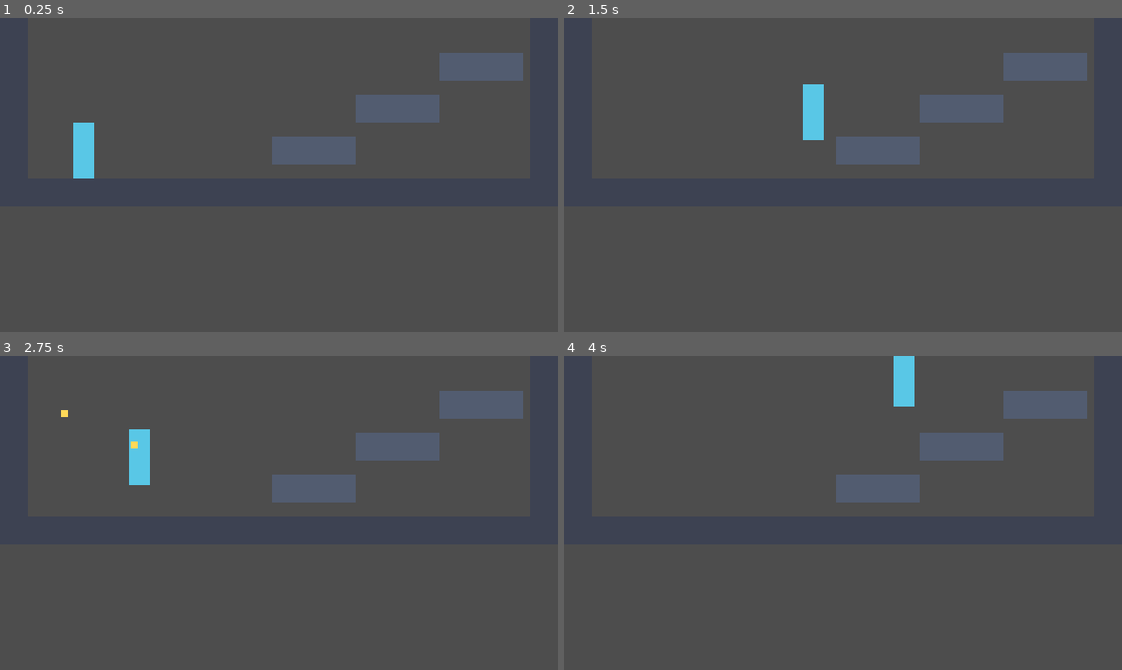
Above: before the commit, frames 1-4 (two rows, left to right).
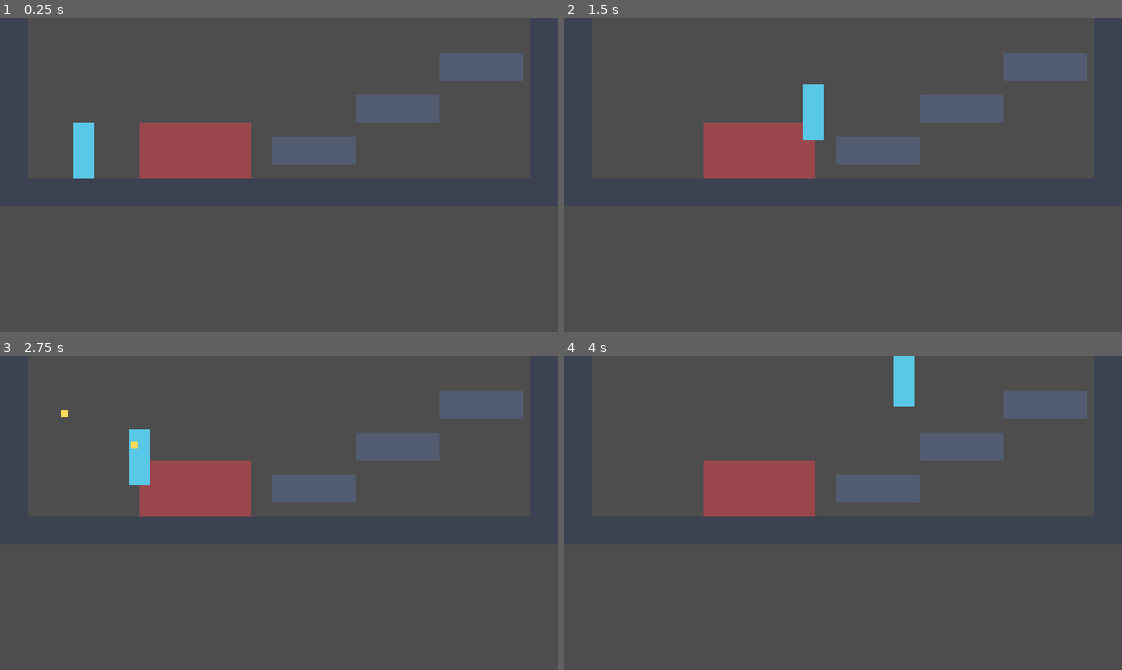
Above: after the commit, the same moments.

Repository: mosidas/netdiver
Game: Godot game, scene res://src/stage/dev_stage.tscn
The game is run twice, just before and just after one commit, with the same random seed, the same clock (stepped at 60 frames per second) and the same inputs. This scene is started directly instead of the project's main scene.
Inputs:
- Up to frame 1 (0.25 s): no input
- Up to frame 2 (1.5 s): tap Enter at 0.5 s; hold D (move_right) from 0.53 s (still down); tap S (aim_down) at 0.6 s; tap Space (jump) at 0.77 s; tap W (aim_up) at 1.35 s
- Up to frame 3 (2.75 s): tap Space (jump) at 1.52, 2 s; release D (move_right) at 2.03 s; hold A (move_left) from 2.03 s (still down); hold J (fire_primary) from 2.03 s (still down)
- Up to frame 4 (4 s): release A (move_left) at 2.78 s; release J (fire_primary) at 2.78 s; hold D (move_right) from 2.78 s (still down); tap K (fire_secondary) at 2.85 s; tap Space (jump) at 3.02, 3.77 s; tap S (aim_down) at 3.6 s

The runs differ from the first frame. In frame 1, 3.6% of the frame differs, in the area x 25-45%, y 33-52%; in frame 2, 3.4%; in frame 3, 3.4%; in frame 4, 3.6%.

Commit message:
feat(foot-player): 触れている間 1 秒ごとにダメージを与える DamageZone を追加する
Co-Authored-By: Claude Opus 5 (1M context) <noreply@anthropic.com>

Diff:
--- /dev/null
+++ b/src/stage/damage_zone.gd
@@ -0,0 +1,48 @@
+## 触れているプレイヤーへ一定の周期でダメージを与える領域。
+##
+## 敵が入るまでの間、体力の減少・自動回復・リトライを実行時に確かめるために置く。
+class_name DamageZone
+extends Area2D
+
+## ダメージを与える周期(秒)
+const DAMAGE_INTERVAL: float = 1.0
+
+const TAKE_DAMAGE_METHOD: StringName = &"take_damage"
+
+@export var damage: int = 15
+
+# 触れている body ごとの、最後にダメージを与えてからの経過時間
+var _elapsed: Dictionary = {}
+
+
+func _ready() -> void:
+	body_entered.connect(_on_body_entered)
+	body_exited.connect(_on_body_exited)
+
+
+func _physics_process(delta: float) -> void:
+	# keys() は複製を返すため、走査の途中で _elapsed から取り除いてよい
+	for body: Node in _elapsed.keys():
+		if not is_instance_valid(body):
+			_elapsed.erase(body)
+			continue
+
+		var elapsed: float = float(_elapsed[body]) + delta
+		# 剰余を繰り越す: 1 フレームが周期より長い場合でも与える回数が減らない
+		while elapsed >= DAMAGE_INTERVAL:
+			elapsed -= DAMAGE_INTERVAL
+			body.call(TAKE_DAMAGE_METHOD, damage)
+		_elapsed[body] = elapsed
+
+
+# 触れた瞬間に 1 回目を与える。周期の起点を接触に置くことで、領域に入った手応えが即座に出る
+func _on_body_entered(body: Node2D) -> void:
+	if not body.has_method(TAKE_DAMAGE_METHOD):
+		return
+
+	_elapsed[body] = 0.0
+	body.call(TAKE_DAMAGE_METHOD, damage)
+
+
+func _on_body_exited(body: Node2D) -> void:
+	_elapsed.erase(body)
--- /dev/null
+++ b/src/stage/damage_zone.tscn
@@ -0,0 +1,21 @@
+[gd_scene load_steps=3 format=3]
+
+[ext_resource type="Script" path="res://src/stage/damage_zone.gd" id="1_damage_zone"]
+
+[sub_resource type="RectangleShape2D" id="RectangleShape2D_damage_zone"]
+size = Vector2(64, 32)
+
+[node name="DamageZone" type="Area2D"]
+collision_layer = 0
+collision_mask = 2
+script = ExtResource("1_damage_zone")
+
+[node name="Placeholder" type="ColorRect" parent="."]
+offset_left = -32.0
+offset_top = -16.0
+offset_right = 32.0
+offset_bottom = 16.0
+color = Color(0.85, 0.25, 0.3, 0.55)
+
+[node name="CollisionShape2D" type="CollisionShape2D" parent="."]
+shape = SubResource("RectangleShape2D_damage_zone")
--- a/src/stage/dev_stage.tscn
+++ b/src/stage/dev_stage.tscn
@@ -1,7 +1,8 @@
-[gd_scene load_steps=6 format=3]
+[gd_scene load_steps=7 format=3]
 
 [ext_resource type="Script" path="res://src/stage/dev_stage.gd" id="1_dev_stage"]
 [ext_resource type="PackedScene" path="res://src/player/player.tscn" id="2_player"]
+[ext_resource type="PackedScene" path="res://src/stage/damage_zone.tscn" id="3_damage_zone"]
 
 [sub_resource type="RectangleShape2D" id="RectangleShape2D_floor"]
 size = Vector2(320, 16)
@@ -99,5 +100,8 @@
 [node name="CollisionShape2D" type="CollisionShape2D" parent="WallRight"]
 shape = SubResource("RectangleShape2D_wall")
 
+[node name="DamageZone" parent="." instance=ExtResource("3_damage_zone")]
+position = Vector2(112, 76)
+
 [node name="Player" parent="." instance=ExtResource("2_player")]
 position = Vector2(48, 60)
--- /dev/null
+++ b/tests/stage/damage_zone_test.gd
@@ -0,0 +1,140 @@
+extends GdUnitTestSuite
+
+const DAMAGE_ZONE_SCENE: PackedScene = preload("res://src/stage/damage_zone.tscn")
+const PLAYER_SCENE: PackedScene = preload("res://src/player/player.tscn")
+
+const PLAYER_MASK: int = 1 << 1
+const TERRAIN_LAYER: int = 1 << 0
+const NO_LAYER: int = 0
+
+# 既定値(15)と別の値にする: 実装が既定値を直書きしても緑になる退行を捕らえる
+const DAMAGE: int = 7
+const MAX_HEALTH: int = 60
+
+# 待ちの 1.5 秒より確実に長く取る: 既定の 3.0 のままにすると「待ちの間は回復しない」ことが
+# 既定値に依存し、値の出どころの一本化が検証できない
+const REGEN_DELAY: float = 4.0
+const REGEN_PER_SECOND: float = 8.0
+
+# 周期の境界 1.0 秒と次の 2.0 秒の中間で判定する。前後に 0.5 秒の余裕がある
+const WAIT_MILLIS: int = 1500
+const EXPECTED_HITS: int = 2
+
+const FLOOR_SIZE: Vector2 = Vector2(200.0, 16.0)
+const FLOOR_POSITION: Vector2 = Vector2.ZERO
+const ZONE_POSITION: Vector2 = Vector2(0.0, -30.0)
+const PLAYER_START: Vector2 = Vector2(0.0, -40.0)
+# 領域の外は横へずらして取る。真上に置くと落下の途中で領域を通り抜けてダメージが入る
+const OUTSIDE_POSITION: Vector2 = Vector2(80.0, -40.0)
+# 領域から引き離す先。床の外なので落下し続けるが、離脱の検証には足場が要らない
+const AWAY_POSITION: Vector2 = Vector2(0.0, -400.0)
+
+# 入力を読まない: Input はここでの検証対象ではなく、headless では InputEvent が通らない
+const IDLE_INPUT_SOURCE: String = """
+extends RefCounted
+
+
+func read() -> PlayerCommand:
+	return PlayerCommand.new()
+"""
+
+
+# Callable は RefCounted の所有者を強く参照しない。スイートが抱えないと入力の差し替え先が
+# 解放され、_physics_process が null のインスタンスを呼ぶ
+var _input_stubs: Array = []
+
+
+func _make_idle_input() -> RefCounted:
+	var script := GDScript.new()
+	script.source_code = IDLE_INPUT_SOURCE
+	script.reload()
+	var stub: RefCounted = script.new()
+	_input_stubs.append(stub)
+	return stub
+
+
+func _make_stats() -> PlayerStats:
+	var stats := PlayerStats.new()
+	stats.max_health = MAX_HEALTH
+	stats.regen_delay = REGEN_DELAY
+	stats.regen_per_second = REGEN_PER_SECOND
+	return stats
+
+
+func _make_floor() -> StaticBody2D:
+	var body := StaticBody2D.new()
+	body.collision_layer = TERRAIN_LAYER
+	body.position = FLOOR_POSITION
+	var shape_node := CollisionShape2D.new()
+	var shape := RectangleShape2D.new()
+	shape.size = FLOOR_SIZE
+	shape_node.shape = shape
+	body.add_child(shape_node)
+	return body
+
+
+func _make_player(start: Vector2) -> Player:
+	var player: Player = PLAYER_SCENE.instantiate()
+	# stats の差し替えは add_child() より前に行う: Health は _ready() で作られ、
+	# 後から差し替えても max_health・regen_delay は古い値のまま残る
+	player.stats = _make_stats()
+	player.input_source = _make_idle_input().read
+	player.position = start
+	return player
+
+
+# 床の上へプレイヤーを立たせる: 足場が無いと 1.5 秒で 600px 以上落下して領域から抜け、
+# 実装が正しくても 2 回目のダメージが入らない
+func _build_stage(player_start: Vector2) -> Array:
+	var container: Node2D = auto_free(Node2D.new())
+	var zone: DamageZone = DAMAGE_ZONE_SCENE.instantiate()
+	zone.damage = DAMAGE
+	zone.position = ZONE_POSITION
+	var player: Player = _make_player(player_start)
+
+	container.add_child(_make_floor())
+	container.add_child(zone)
+	container.add_child(player)
+	add_child(container)
+
+	return [zone, player]
+
+
+func test_the_zone_watches_only_the_player_layer() -> void:
+	var zone: DamageZone = auto_free(DAMAGE_ZONE_SCENE.instantiate())
+
+	assert_int(zone.collision_mask).is_equal(PLAYER_MASK)
+	assert_int(zone.collision_layer).is_equal(NO_LAYER)
+
+
+func test_touching_the_zone_costs_health_once_per_second() -> void:
+	var built: Array = _build_stage(PLAYER_START)
+	var player: Player = built[1]
+
+	await await_millis(WAIT_MILLIS)
+
+	assert_int(player.health.current).is_equal(MAX_HEALTH - DAMAGE * EXPECTED_HITS)
+
+
+func test_a_player_outside_the_zone_keeps_its_health() -> void:
+	var built: Array = _build_stage(OUTSIDE_POSITION)
+	var player: Player = built[1]
+
+	await await_millis(WAIT_MILLIS)
+
+	assert_int(player.health.current).is_equal(MAX_HEALTH)
+
+
+func test_leaving_the_zone_stops_the_damage() -> void:
+	var built: Array = _build_stage(PLAYER_START)
+	var zone: DamageZone = built[0]
+	var player: Player = built[1]
+
+	# 1 回目(接触)だけを受けた状態から離脱させ、周期の 2 回目が来ないことを見る
+	await await_millis(200)
+	var after_entering: int = player.health.current
+	zone.position = AWAY_POSITION
+	await await_millis(WAIT_MILLIS)
+
+	assert_int(after_entering).is_equal(MAX_HEALTH - DAMAGE)
+	assert_int(player.health.current).is_equal(after_entering)
Not shown, added: src/stage/damage_zone.gd.uid
Not shown, added: tests/stage/damage_zone_test.gd.uid
Not shown, changed: docs/specs/002-foot-player/tasks.md
